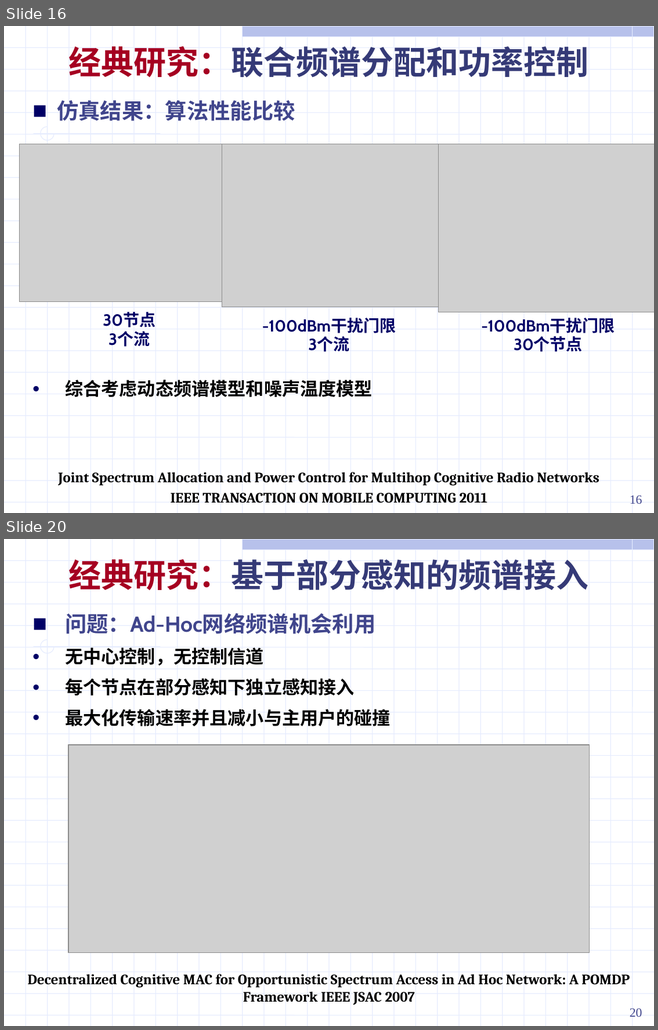
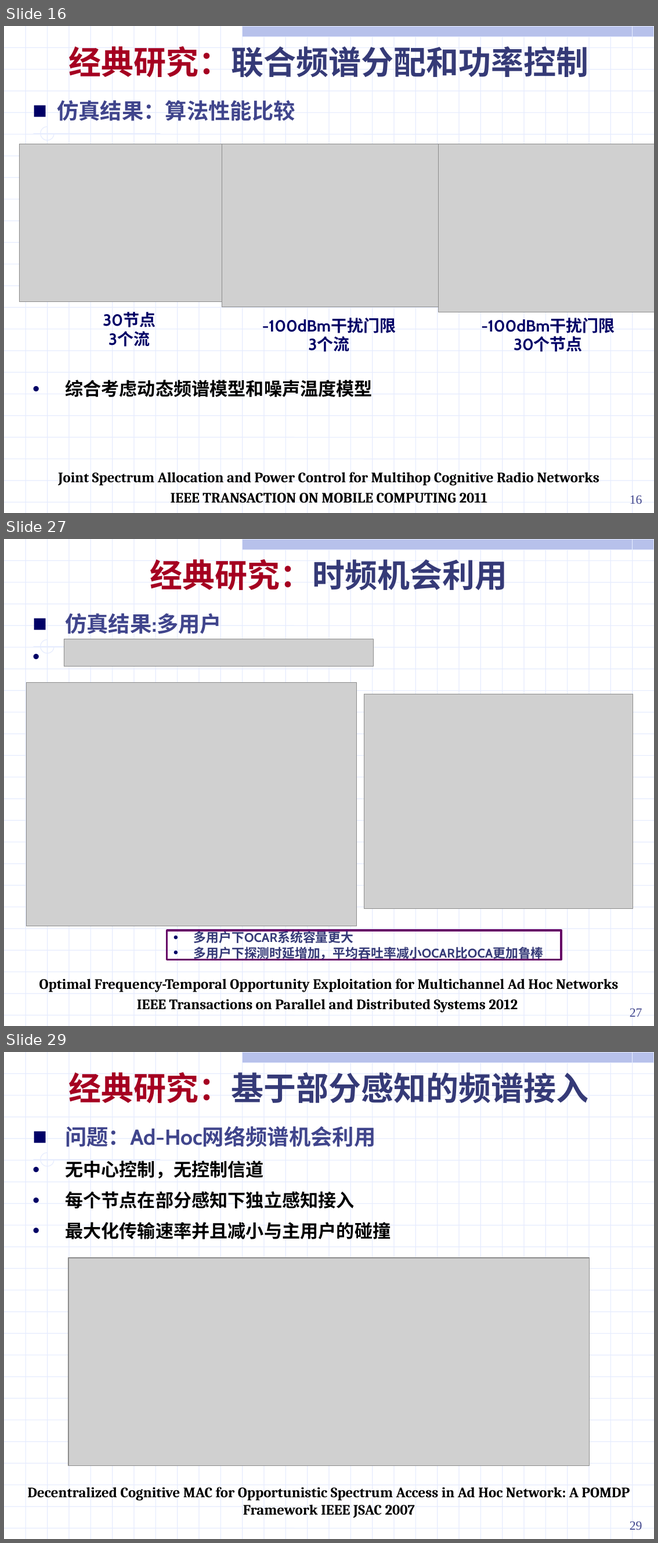
Before and after one commit to ssheroes/hello-world, a slide deck: 战术网频谱共享调研 (2).pptx. Shown one above the other, each under a label of ours: slides 16 and 20 before the commit, slides 16, 27 and 29 after it; the slides between them are not shown. The pictures are 658x1030 and 658x1543 pixels, drawn with LibreOffice and Linux fonts; fonts in the diff are those of the drawing; grey boxes stand for pictures. Boxes give left, top, right and bottom in pixels: in the first picture for what was removed or moved away, otherwise in the second. Text is boxed around its words. In the diff, an @@ line names an element or a change of style, - is before the commit and + after.

```diff
--- a/战术网频谱共享调研 (2).pptx
+++ b/战术网频谱共享调研 (2).pptx
@@ slide 27 added at bbox=[4, 539, 654, 1026], background #FFFFFF; not listed: 56 template elements that a slide beside it also shows @@
@@ text added at bbox=[150, 559, 507, 590], 36 pt, text #353A77, bold @@
+经典研究：时频机会利用
@@ text added at bbox=[65, 613, 221, 634], 24 pt, text #40458C, bold @@
+■ 仿真结果:多用户
@@ picture added at bbox=[64, 639, 373, 667] @@
@@ picture added at bbox=[26, 683, 356, 926] @@
@@ picture added at bbox=[364, 694, 633, 908] @@
@@ rectangle added at bbox=[167, 931, 561, 960], outline #660066 2.25 pt, 14 pt, text #353A77, bold @@
+• 多用户下OCAR系统容量更大
+• 多用户下探测时延增加，平均吞吐率减小OCAR比OCA更加鲁棒
@@ text added at bbox=[39, 979, 618, 1012], 16 pt, text #000000, bold @@
+Optimal Frequency-Temporal Opportunity Exploitation for Multichannel Ad Hoc Networks
+IEEE Transactions on Parallel and Distributed Systems 2012
@@ page number added at bbox=[629, 1008, 642, 1017], 14 pt, text #40458C @@
+27
@@ what was slide 20 is now slide 29 @@
@@ page number at bbox=[629, 1521, 642, 1530]: text changed @@
-20
+29
```
Also in this commit, not shown: 9 slides changed, 9 other slides added.
